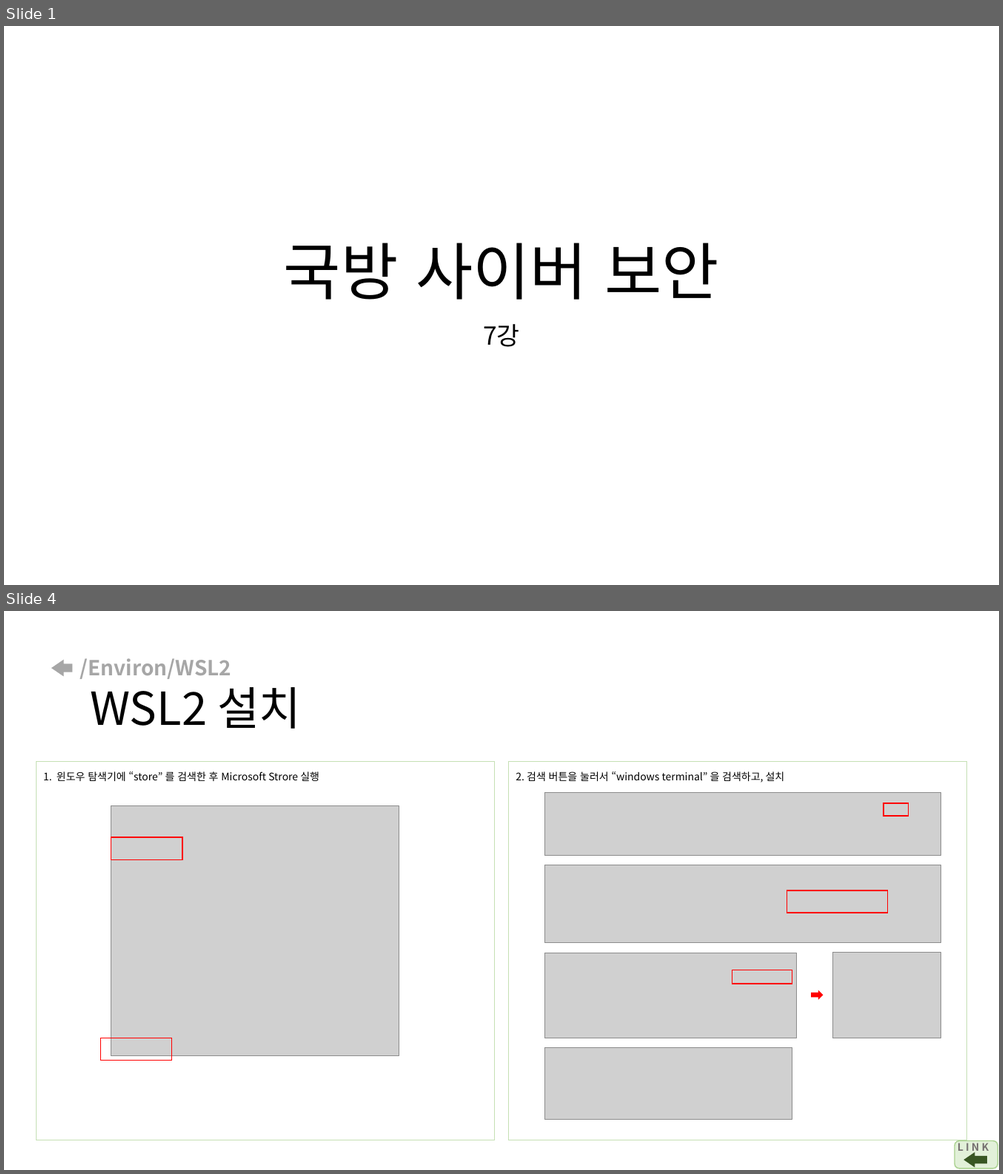
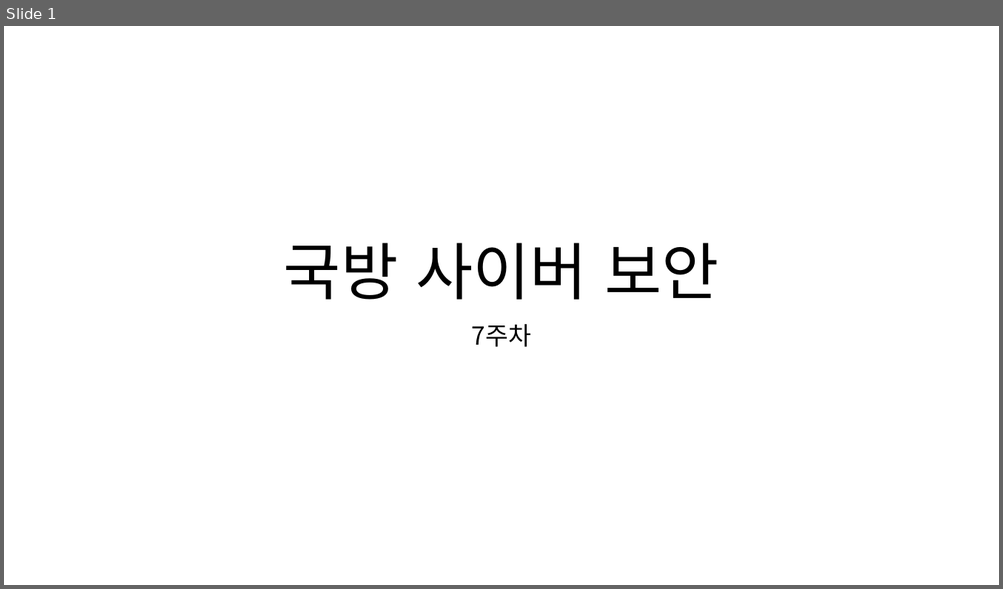
Before and after one commit to arizona95/CyberTraining, a slide deck: Lecture/student_before_class_ppt/국방사이버보안_수업전_7강.pptx. Shown one above the other, each under a label of ours: slides 1 and 4 before the commit, slide 1 after it; the slides between them are not shown. The pictures are 1003x1174 and 1003x589 pixels, drawn with LibreOffice and Linux fonts; fonts in the diff are those of the drawing; grey boxes stand for pictures. Boxes give left, top, right and bottom in pixels: in the first picture for what was removed or moved away, otherwise in the second. Text is boxed around its words. In the diff, an @@ line names an element or a change of style, - is before the commit and + after.

```diff
--- a/Lecture/student_before_class_ppt/국방사이버보안_수업전_7강.pptx
+++ b/Lecture/student_before_class_ppt/국방사이버보안_수업전_7강.pptx
@@ slide 4 removed at [4, 611, 999, 1170], background #FFFFFF @@
@@ right arrow removed at [51, 660, 72, 677] @@
@@ title removed at [79, 658, 301, 729] @@
-/Environ/WSL2
-WSL2 설치
@@ rectangle removed at [36, 762, 494, 1141] @@
-1. 윈도우 탐색기에 “store” 를 검색한 후 Microsoft Strore 실행
@@ rectangle removed at [509, 762, 967, 1141] @@
-2. 검색 버튼을 눌러서 “windows terminal” 을 검색하고, 설치
@@ picture removed at [111, 806, 399, 1056] @@
@@ picture removed at [545, 792, 941, 856] @@
@@ rectangle removed at [884, 803, 908, 816] @@
@@ rectangle removed at [111, 837, 183, 860] @@
@@ picture removed at [545, 866, 941, 944] @@
@@ rectangle removed at [787, 891, 888, 913] @@
@@ picture removed at [545, 953, 797, 1038] @@
@@ picture removed at [833, 953, 941, 1039] @@
@@ rectangle removed at [732, 971, 792, 984] @@
@@ right arrow removed at [811, 991, 822, 1000] @@
@@ rectangle removed at [100, 1039, 172, 1061] @@
@@ picture removed at [545, 1048, 792, 1120] @@
@@ rounded rectangle removed at [955, 1142, 998, 1169] @@
@@ text removed at [957, 1142, 989, 1155] @@
-L I N K
@@ right arrow removed at [964, 1153, 987, 1167] @@
@@ slide 1 changed as well @@
@@ subtitle at [472, 324, 531, 347]: text changed @@
-7강
+7주차
```
Also in this commit, not shown: 2 other slides changed, 17 slides added, 12 other slides removed, 21 other files.
